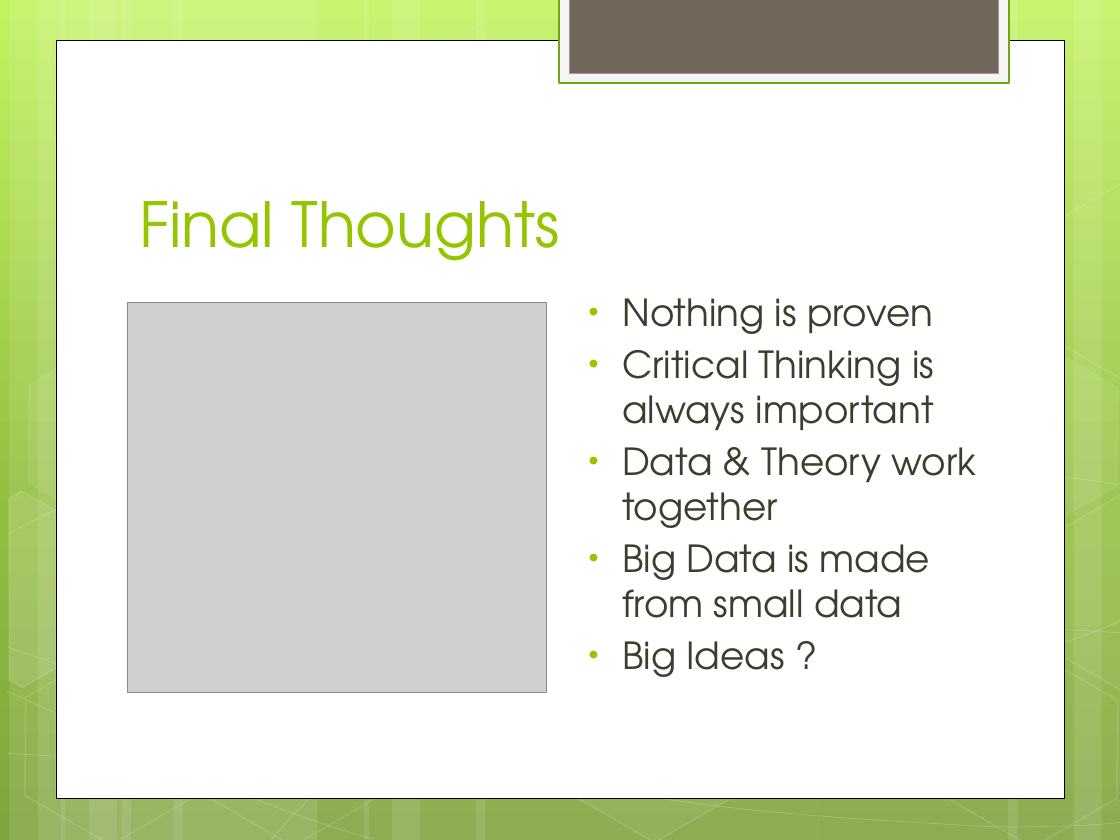
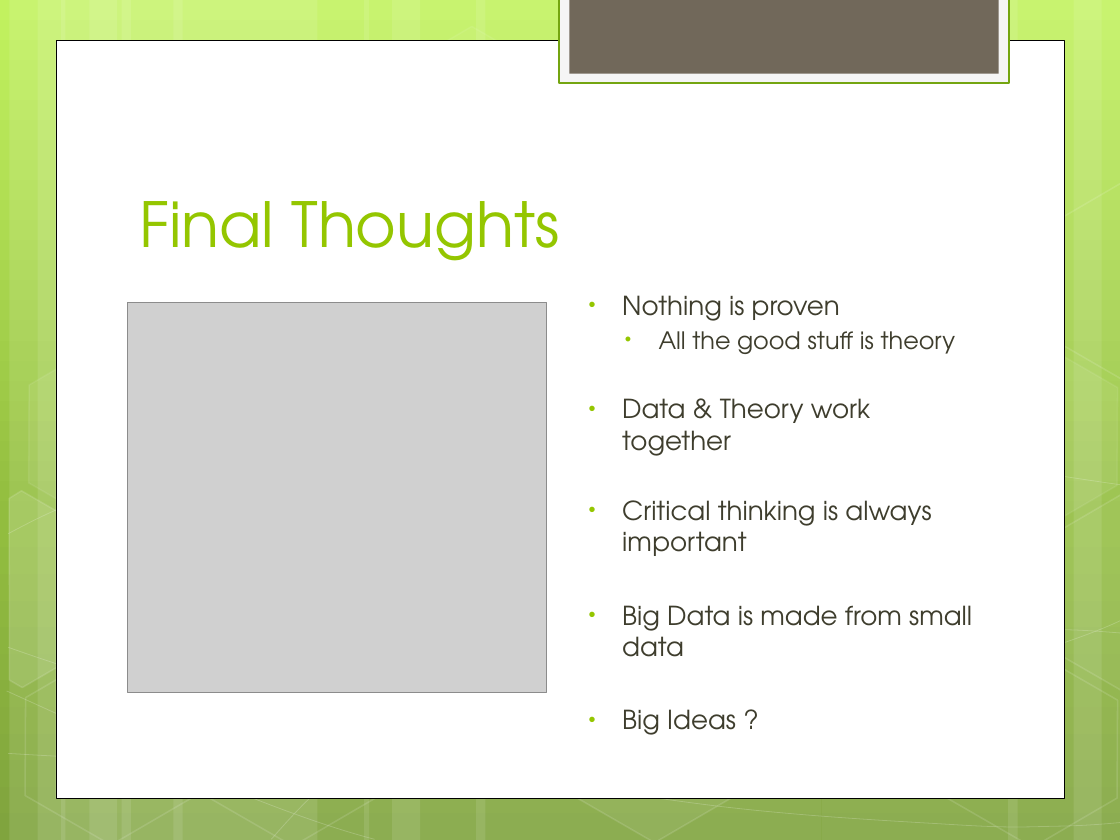
Before and after one commit to zoechao/teaching, a slide deck: slide 27 of final+data+lecture.pptx (slide 21 before the commit). Drawn at 1120x840 pixels with LibreOffice and Linux fonts; fonts in the diff are those of the drawing; grey boxes stand for pictures. Boxes give left, top, right and bottom in pixels: in the first picture for what was removed or moved away, otherwise in the second. Text is boxed around its words. In the diff, an @@ line names an element or a change of style, - is before the commit and + after.

```diff
--- a/final+data+lecture.pptx
+++ b/final+data+lecture.pptx
@@ text at [622,295,972,657]: size 24 to 16.8 pt in "Nothing is proven", "Data & Theory work together", "Big Data is made from small data", "Big Ideas ?"; less space between paragraphs @@
@@ text at [659,331,956,354]: text changed; size 24 to 15.4 pt @@
-• Critical Thinking is always important
+  • All the good stuff is theory
@@ text at [622,500,931,556]: paragraph added @@
+• Critical thinking is always important
```
Also in this commit, not shown: 9 other slides changed, 8 slides added, 2 slides removed.
